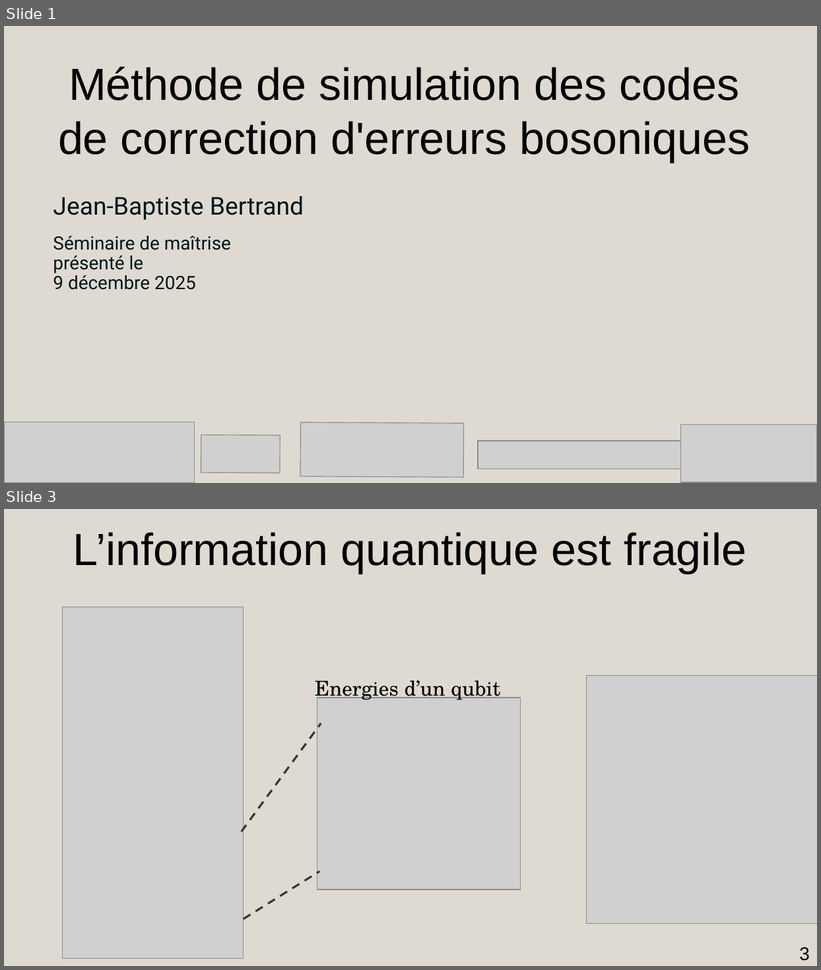
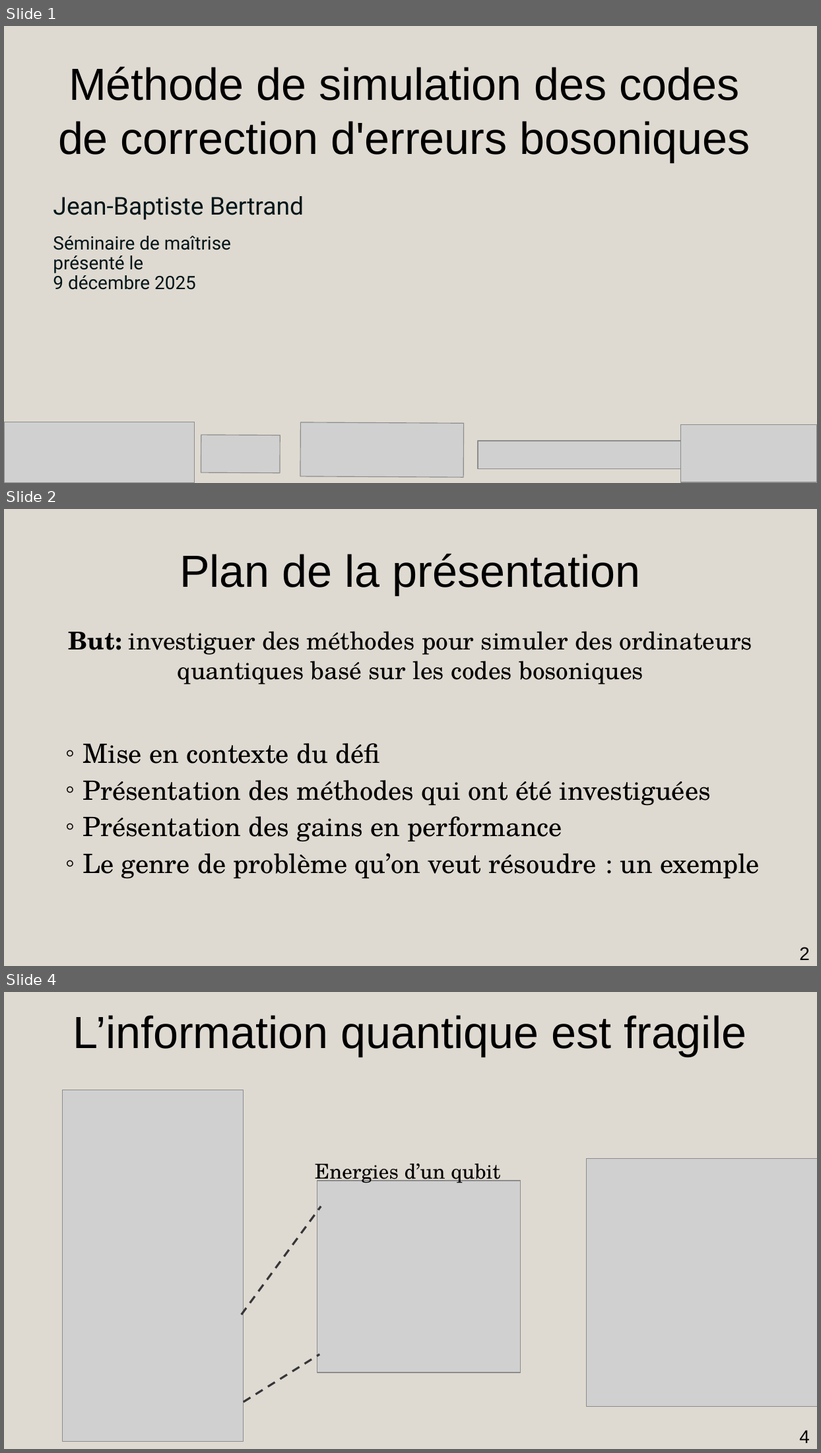
Before and after one commit to AmdaU/presentations, a slide deck: Seminaire/Seminaire.odp. Shown one above the other, each under a label of ours: slides 1 and 3 before the commit, slides 1, 2 and 4 after it; the slides between them are not shown. The pictures are 821x970 and 821x1453 pixels, drawn with LibreOffice and Linux fonts; fonts in the diff are those of the drawing; grey boxes stand for pictures. Boxes give left, top, right and bottom in pixels: in the first picture for what was removed or moved away, otherwise in the second. Text is boxed around its words. In the diff, an @@ line names an element or a change of style, - is before the commit and + after.

```diff
--- a/Seminaire/Seminaire.odp
+++ b/Seminaire/Seminaire.odp
@@ slide 2 added at [4, 509, 817, 966], background #DFDAD1 @@
@@ title added at [180, 553, 641, 595], 44 pt, text #000000 @@
+Plan de la présentation
@@ text added at [69, 631, 752, 685], 24 pt, text #000000 @@
+But: investiguer des méthodes pour simuler des ordinateurs quantiques basé sur les codes bosoniques
@@ text added at [83, 743, 760, 879], 26 pt, text #000000 @@
+◦ Mise en contexte du défi
+◦ Présentation des méthodes qui ont été investiguées
+◦ Présentation des gains en performance
+◦ Le genre de problème qu’on veut résoudre : un exemple
@@ page number added at [799, 947, 810, 960], 18 pt, text #000000 @@
+2
@@ what was slide 3 is now slide 4 @@
@@ page number at [799, 1430, 810, 1443]: text changed @@
-3
+4
```
Also in this commit, not shown: 5 slides changed, 4 other slides added, 17 other files.
